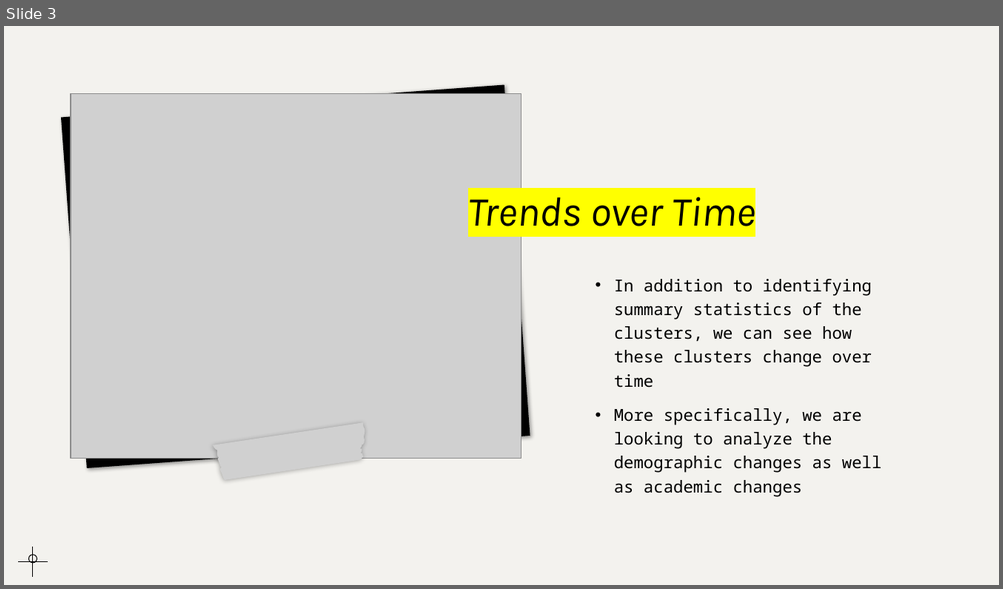
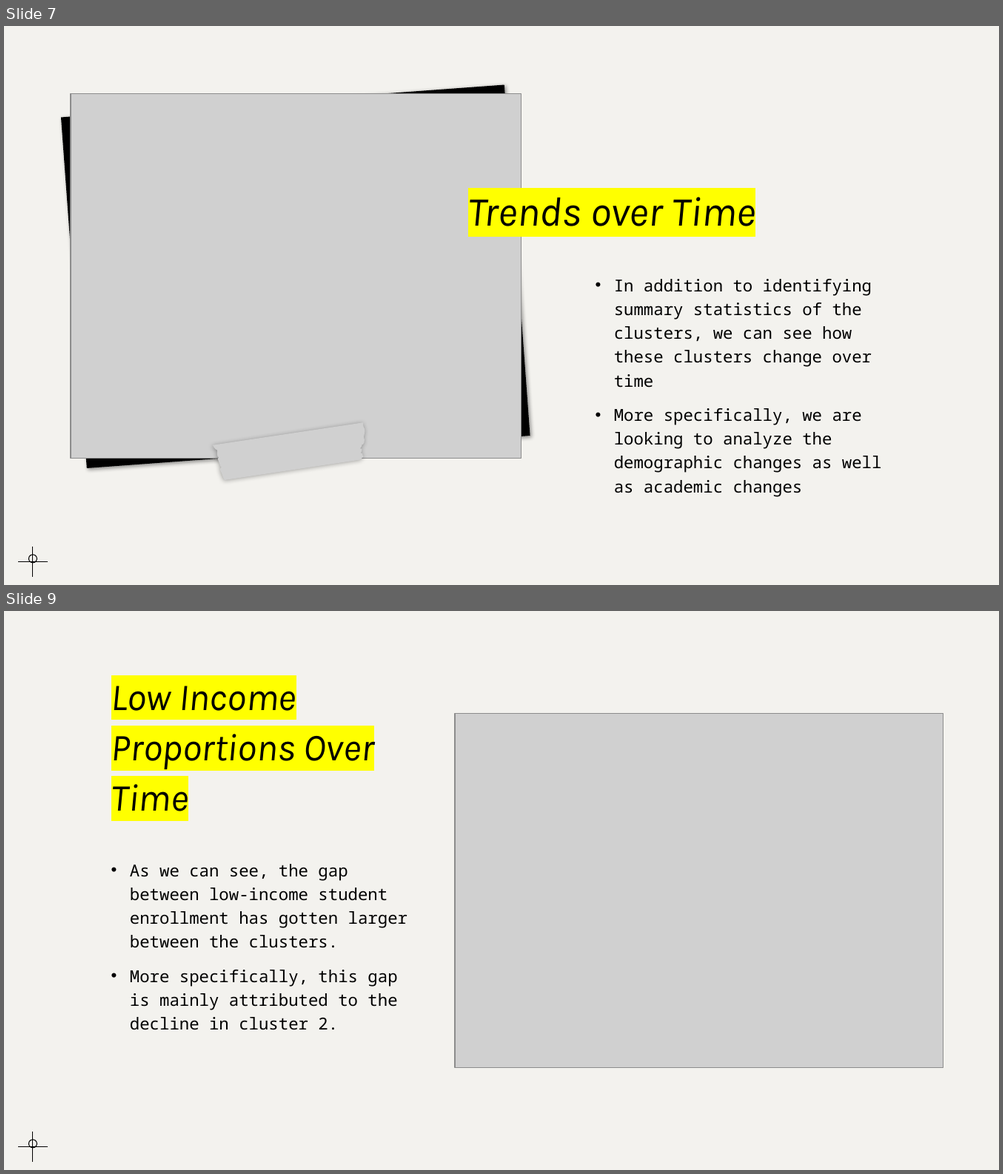
Before and after one commit to mkralis123/SoReMo, a slide deck: SoReMo.pptx. Shown one above the other, each under a label of ours: slide 3 before the commit, slides 7 and 9 after it; the slides between them are not shown. The pictures are 1003x589 and 1003x1174 pixels, drawn with LibreOffice and Linux fonts; fonts in the diff are those of the drawing; grey boxes stand for pictures. Boxes give left, top, right and bottom in pixels: in the first picture for what was removed or moved away, otherwise in the second. Text is boxed around its words. In the diff, an @@ line names an element or a change of style, - is before the commit and + after.

```diff
--- a/SoReMo.pptx
+++ b/SoReMo.pptx
@@ slide 9 added at [4, 611, 999, 1170], background #F3F2EE @@
@@ title added at [111, 686, 374, 820], 37 pt, text #000000, italic @@
+Low Income Proportions Over Time
@@ picture added at [455, 713, 942, 1068] @@
@@ text added at [130, 864, 407, 1031], 16 pt, text #000000 @@
+• As we can see, the gap between low-income student enrollment has gotten larger between the clusters.
+• More specifically, this gap is mainly attributed to the decline in cluster 2.
@@ ellipse added at [28, 1140, 37, 1148], outline #000000 0.75 pt @@
@@ line added from (33, 1162) to (33, 1133), #000000 0.75 pt @@
@@ line added from (18, 1147) to (47, 1147), #000000 0.75 pt @@
@@ what was slide 3 is now slide 7 @@
```
Also in this commit, not shown: 2 slides changed, 8 other slides added, 1 slide removed, 24 other files.
